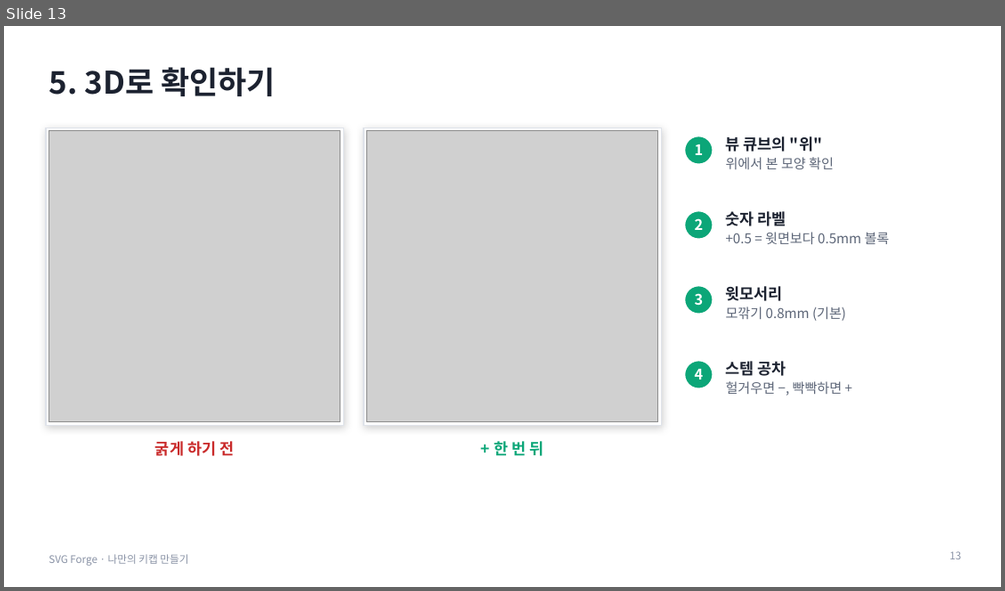
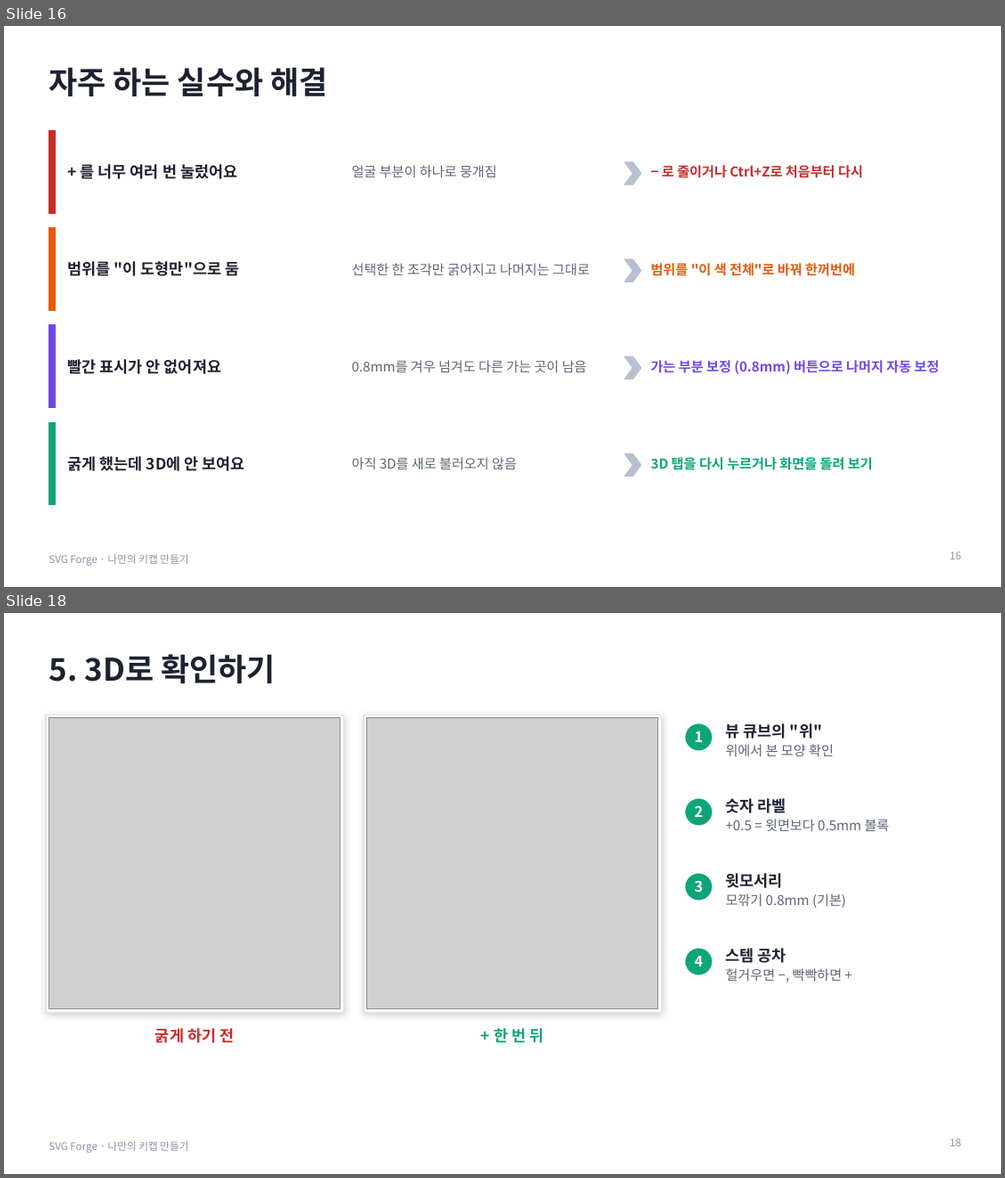
Before and after one commit to boundaryx01-uniquelife/svg-forge-01, a slide deck: docs/education/나만의-키캡-만들기.pptx. Shown one above the other, each under a label of ours: slide 13 before the commit, slides 16 and 18 after it; the slides between them are not shown. The pictures are 1005x591 and 1005x1178 pixels, drawn with LibreOffice and Linux fonts; fonts in the diff are those of the drawing; grey boxes stand for pictures. Boxes give left, top, right and bottom in pixels: in the first picture for what was removed or moved away, otherwise in the second. Text is boxed around its words. In the diff, an @@ line names an element or a change of style, - is before the commit and + after.

```diff
--- a/docs/education/나만의-키캡-만들기.pptx
+++ b/docs/education/나만의-키캡-만들기.pptx
@@ slide 16 added at (4,26,1001,587), background #FFFFFF; not listed: 1 template element that a slide beside it also shows @@
@@ title added at (48,67,327,96), 30 pt, text #1C2230, bold @@
+자주 하는 실수와 해결
@@ rectangle added at (48,131,55,213), fill #C92A2A, outline #C92A2A 1 pt @@
@@ text added at (81,161,237,182), 15 pt, text #1C2230, bold @@
++ 를 너무 여러 번 눌렀어요
@@ text added at (352,165,497,177), 13 pt, text #5D6678 @@
+얼굴 부분이 하나로 뭉개짐
@@ chevron added at (624,162,641,184), fill #B7C0D1, outline #B7C0D1 1 pt @@
@@ text added at (662,165,863,178), 13 pt, text #C92A2A, bold @@
+− 로 줄이거나 Ctrl+Z로 처음부터 다시
@@ rectangle added at (48,228,55,310), fill #E8590C, outline #E8590C 1 pt @@
@@ text added at (67,261,239,276), 15 pt, text #1C2230, bold @@
+범위를 "이 도형만"으로 둠
@@ text added at (352,263,590,275), 13 pt, text #5D6678 @@
+선택한 한 조각만 굵어지고 나머지는 그대로
@@ chevron added at (624,259,641,281), fill #B7C0D1, outline #B7C0D1 1 pt @@
@@ text added at (651,263,855,276), 13 pt, text #E8590C, bold @@
+범위를 "이 색 전체"로 바꿔 한꺼번에
@@ rectangle added at (48,325,55,408), fill #7048E8, outline #7048E8 1 pt @@
@@ text added at (67,359,221,374), 15 pt, text #1C2230, bold @@
+빨간 표시가 안 없어져요
@@ text added at (352,360,587,372), 13 pt, text #5D6678 @@
+0.8mm를 겨우 넘겨도 다른 가는 곳이 남음
@@ chevron added at (624,356,641,379), fill #B7C0D1, outline #B7C0D1 1 pt @@
@@ text added at (651,360,939,374), 13 pt, text #7048E8, bold @@
+가는 부분 보정 (0.8mm) 버튼으로 나머지 자동 보정
@@ rectangle added at (48,422,55,505), fill #0CA678, outline #0CA678 1 pt @@
@@ text added at (67,456,245,471), 15 pt, text #1C2230, bold @@
+굵게 했는데 3D에 안 보여요
@@ text added at (352,457,517,469), 13 pt, text #5D6678 @@
+아직 3D를 새로 불러오지 않음
@@ chevron added at (624,454,641,476), fill #B7C0D1, outline #B7C0D1 1 pt @@
@@ text added at (651,455,873,473), 13 pt, text #0CA678, bold @@
+3D 탭을 다시 누르거나 화면을 돌려 보기
@@ page number added at (949,551,961,559), 10 pt, text #8A93A6 @@
+16
@@ what was slide 13 is now slide 18 @@
@@ page number at (949,1138,961,1146): text changed @@
-13
+18
```
Also in this commit, not shown: 1 slide changed, 11 other slides added, 2 other files.
